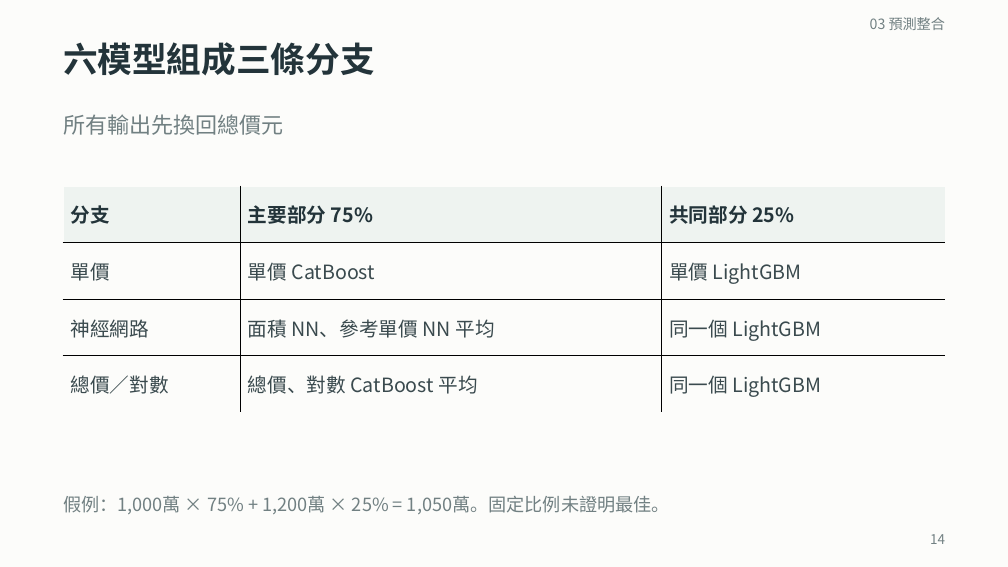
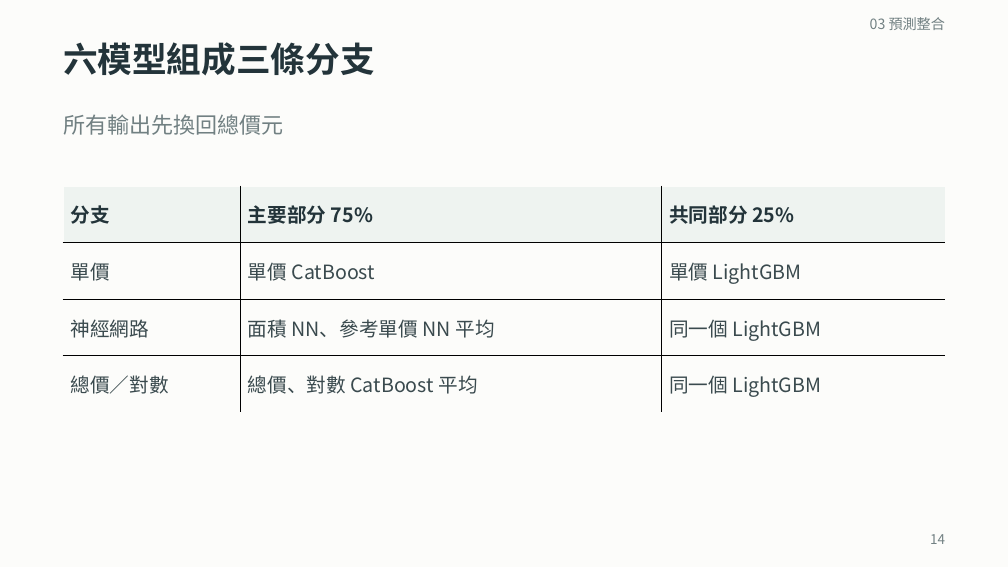
Before and after one commit to ziyi930108/nycu-house-price-regression, a slide deck: slide 14 of teaching/final_presentation/台灣房屋銷售價格預測挑戰賽_上台簡報.pptx. Drawn at 1008x567 pixels with LibreOffice and Linux fonts; fonts in the diff are those of the drawing. Boxes give left, top, right and bottom in pixels: in the first picture for what was removed or moved away, otherwise in the second. Text is boxed around its words. In the diff, an @@ line names an element or a change of style, - is before the commit and + after.

```diff
--- a/teaching/final_presentation/台灣房屋銷售價格預測挑戰賽_上台簡報.pptx
+++ b/teaching/final_presentation/台灣房屋銷售價格預測挑戰賽_上台簡報.pptx
@@ text removed at [63, 496, 670, 514] @@
-假例：1,000萬 × 75% + 1,200萬 × 25% = 1,050萬。固定比例未證明最佳。
```
Also in this commit, not shown: 14 other slides changed, 1 slide added, 4 slides removed, 52 other files.
